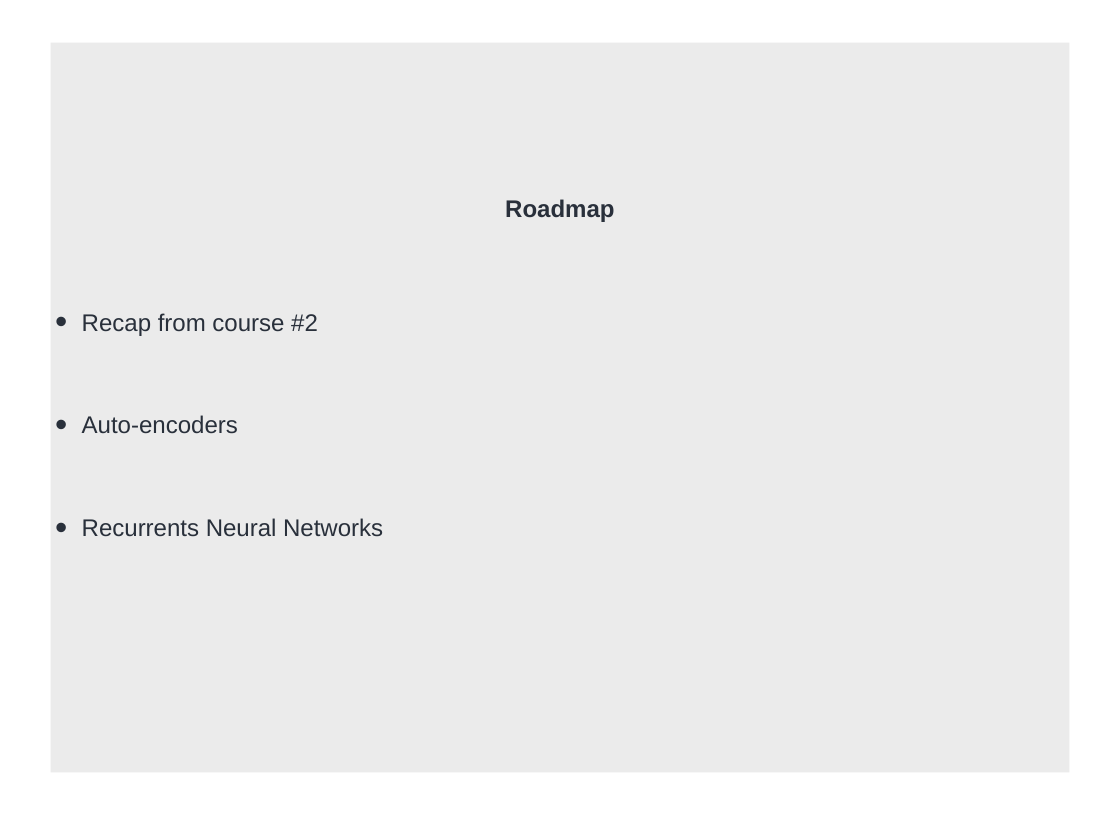
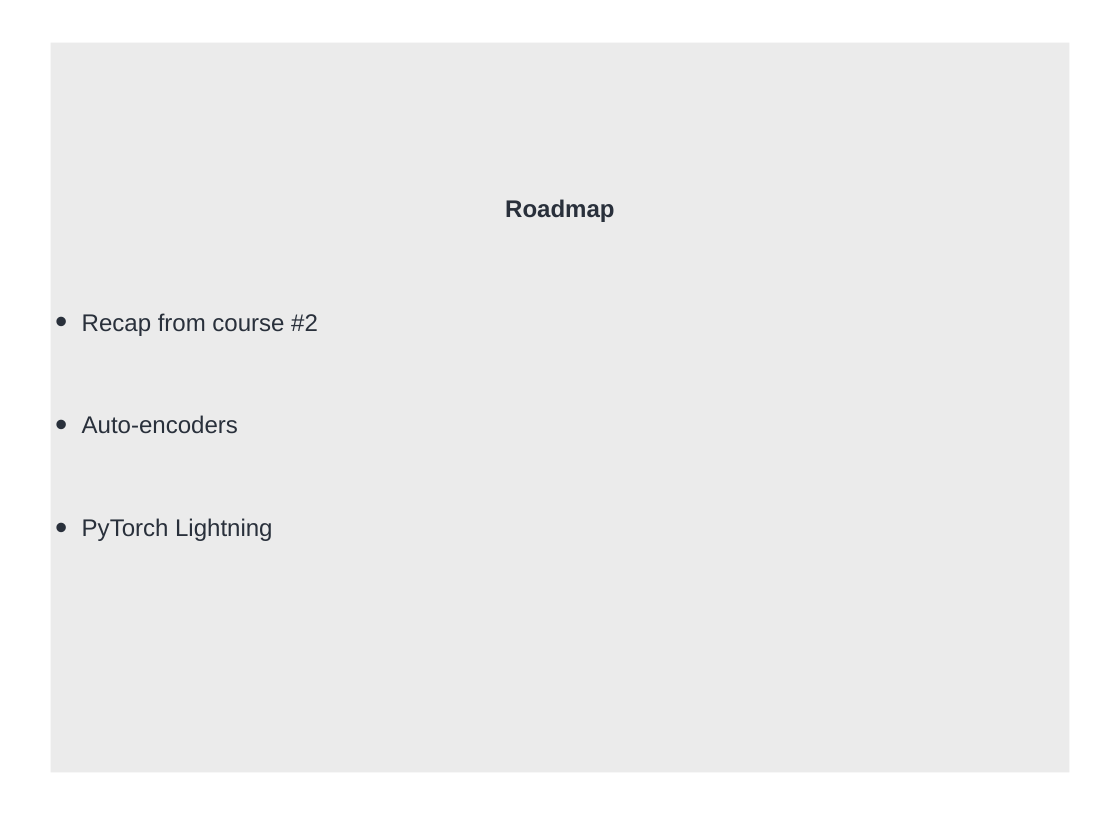
Before and after one commit to CIA-Oceanix/DLOA2023, a slide deck: slide 2 of lectures/course_DLMOA_session-3.pptx. Drawn at 1120x840 pixels with LibreOffice and Linux fonts; fonts in the diff are those of the drawing. Boxes give left, top, right and bottom in pixels: in the first picture for what was removed or moved away, otherwise in the second. Text is boxed around its words. In the diff, an @@ line names an element or a change of style, - is before the commit and + after.

```diff
--- a/lectures/course_DLMOA_session-3.pptx
+++ b/lectures/course_DLMOA_session-3.pptx
@@ text in rectangle at [82, 518, 272, 541]: text changed @@
-• Recurrents Neural Networks
+• PyTorch Lightning
```
Also in this commit, not shown: 1 other slide changed, 1 other file.
